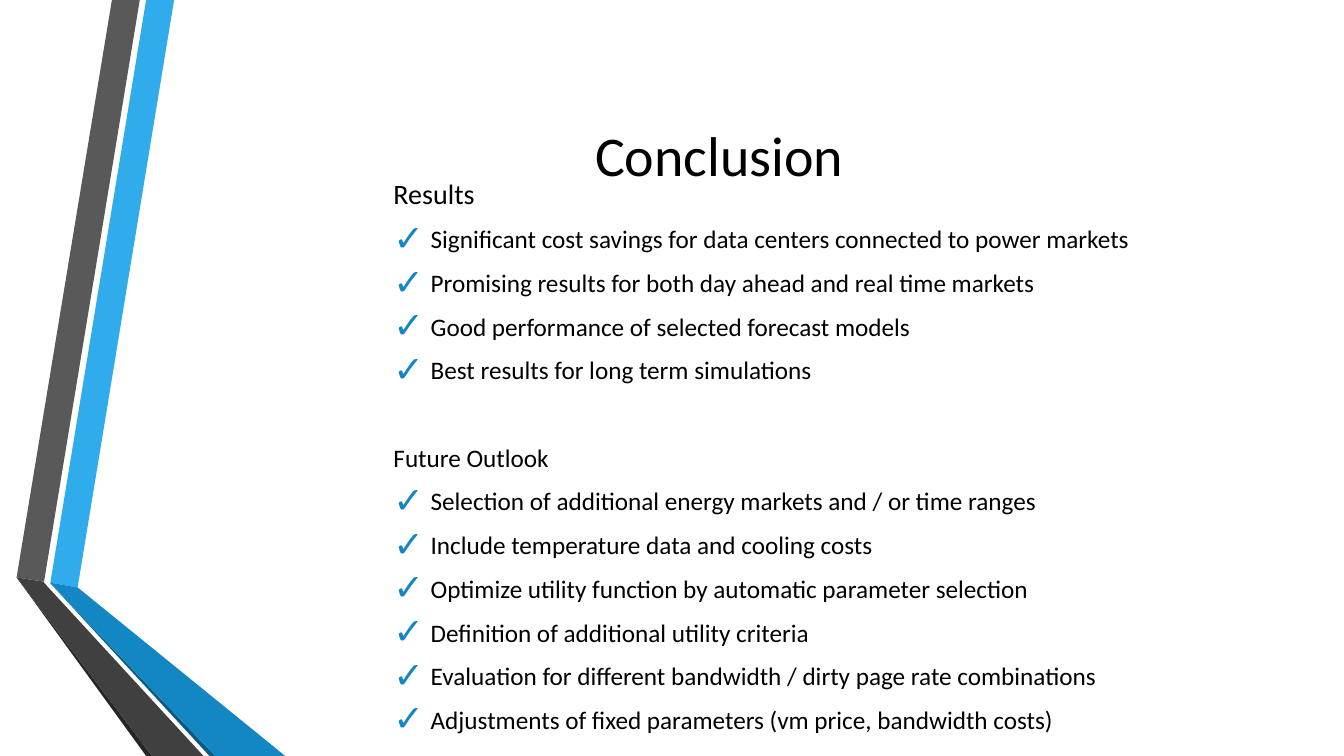
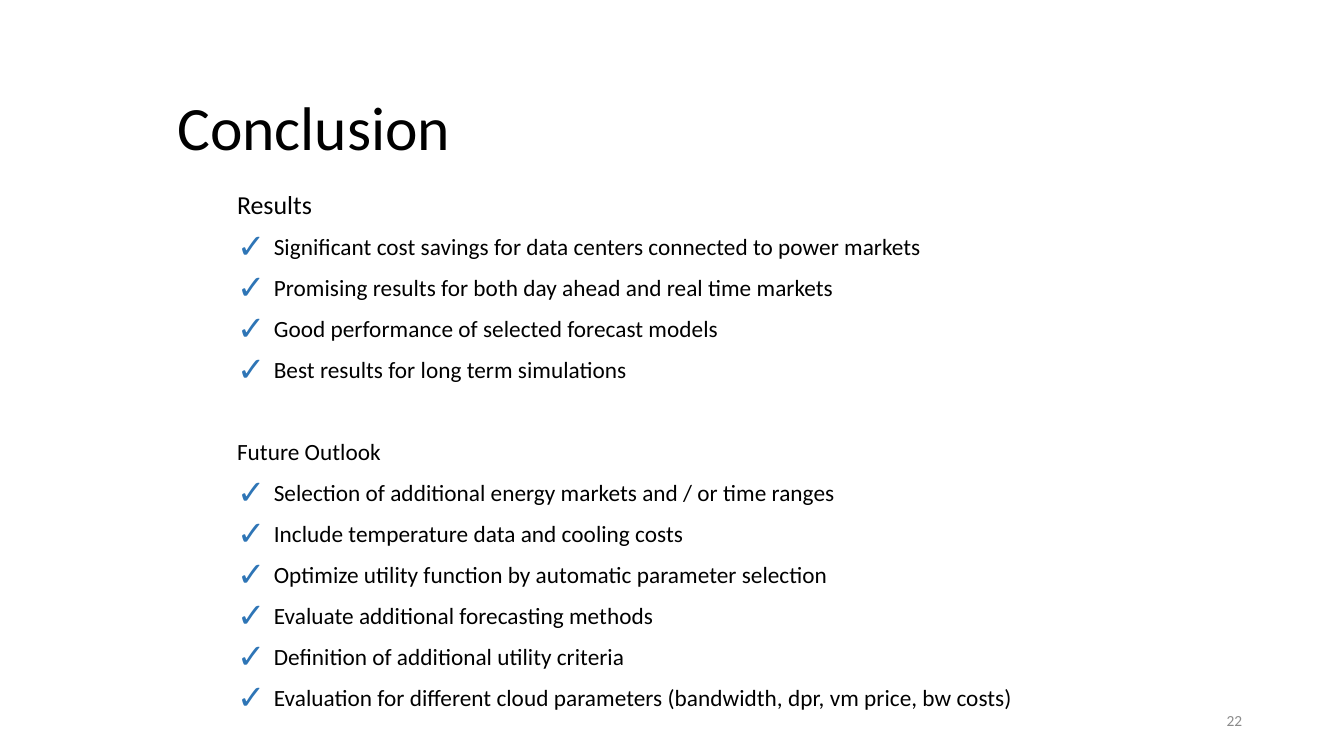
Before and after one commit to and2egg/diploma-thesis, a slide deck: slide 22 of Presentation/Cost aware resource management in distributed cloud data centers.pptx (slide 25 before the commit). Drawn at 1344x756 pixels with LibreOffice and Linux fonts; fonts in the diff are those of the drawing; background and template pictures are left out. Boxes give left, top, right and bottom in pixels: in the first picture for what was removed or moved away, otherwise in the second. Text is boxed around its words. In the diff, an @@ line names an element or a change of style, - is before the commit and + after.

```diff
--- a/Presentation/Cost aware resource management in distributed cloud data centers.pptx
+++ b/Presentation/Cost aware resource management in distributed cloud data centers.pptx
@@ title "Conclusion": place and size @@
-title "Conclusion" at <box>595,137,843,177</box>
+title "Conclusion" at <box>177,107,450,151</box>
@@ title "Conclusion" at <box>177,107,450,151</box>: size 40 to 44 pt; alignment centre to left; line spacing 1 to 0.9 @@
@@ text "Results": place and size @@
-text "Results" at <box>393,184,1128,734</box>
+text "Results" at <box>237,196,1012,710</box>
@@ text at <box>237,196,920,669</box>: size 20 to 18.5 pt in "Results"; size 18 to 16.6 pt in "Significant cost savings for data centers connected ...", "Promising results for both day ahead and ...", "Good performance of selected forecast models", "Best results for long term simulations" and 5 more places; bullet colour #1287C3 to #2E75B6 @@
@@ group removed at <box>16,0,285,756</box>: 6 freeform shapes @@
@@ text at <box>274,608,653,628</box>: paragraph added @@
+    ✓ Evaluate additional forecasting methods
@@ text at <box>274,689,1012,710</box>: text changed; size 18 to 16.6 pt @@
-    ✓ Evaluation for different bandwidth / dirty page rate combinations
-    ✓ Adjustments of fixed parameters (vm price, bandwidth costs)
+    ✓ Evaluation for different cloud parameters (bandwidth, dpr, vm price, bw costs)
@@ page number added at <box>1227,716,1243,726</box>, 11 pt, text #8C8C8C @@
+22
```
Also in this commit, not shown: 15 other slides changed, 8 slides added, 10 slides removed, 7 other files.
